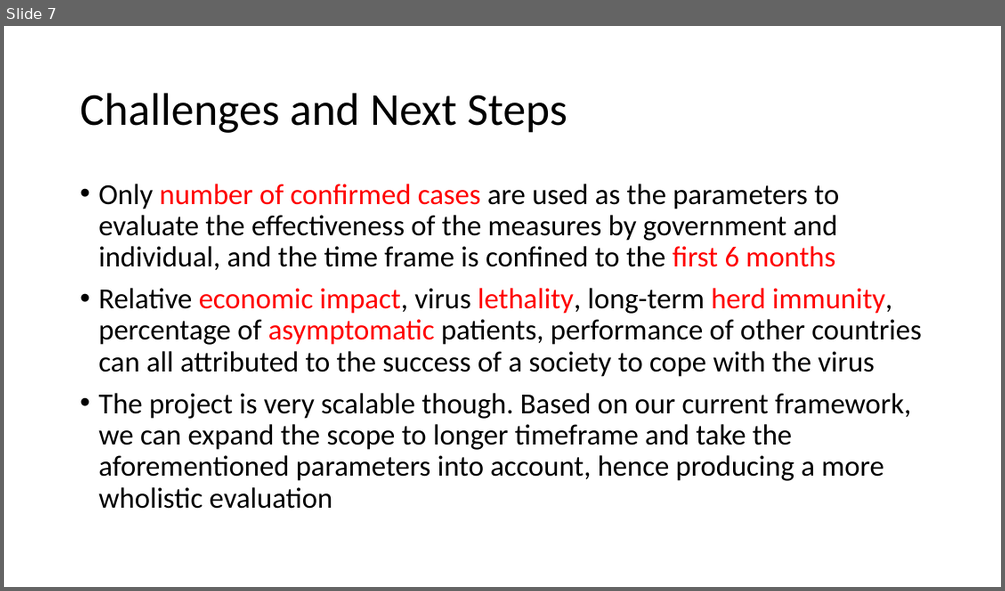
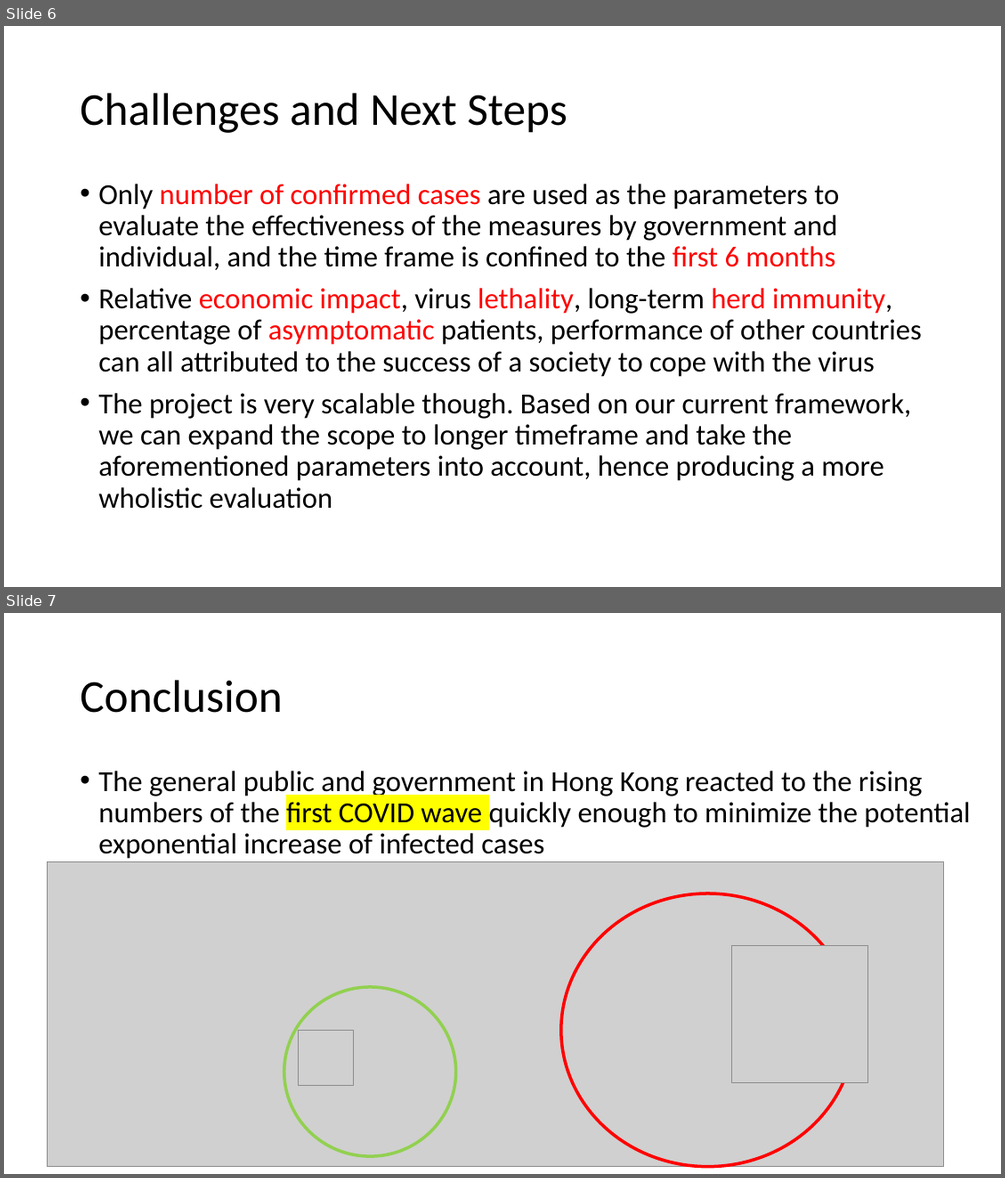
Before and after one commit to jackychansky/COVID19-ResponseFromHK-DataAnalysis, a slide deck: JC/Presentation_covid.pptx. Shown one above the other, each under a label of ours: slide 7 before the commit, slides 6 and 7 after it. The pictures are 1005x591 and 1005x1178 pixels, drawn with LibreOffice and Linux fonts; fonts in the diff are those of the drawing; grey boxes stand for pictures. Boxes give left, top, right and bottom in pixels: in the first picture for what was removed or moved away, otherwise in the second. Text is boxed around its words. In the diff, an @@ line names an element or a change of style, - is before the commit and + after.

```diff
--- a/JC/Presentation_covid.pptx
+++ b/JC/Presentation_covid.pptx
@@ slide 7 added at [4,613,1001,1174], background #FFFFFF @@
@@ title added at [80,680,283,713], 44 pt, text #000000 @@
+Conclusion
@@ text added at [98,771,970,859], 28 pt, text #000000 @@
+• The general public and government in Hong Kong reacted to the rising numbers of the first COVID wave quickly enough to minimize the potential exponential increase of infected cases
@@ picture added at [48,861,944,1167] @@
@@ ellipse added at [561,893,854,1167], outline #FF0000 3 pt @@
@@ picture added at [732,946,868,1083] @@
@@ ellipse added at [284,987,456,1156], outline #92D050 3 pt @@
@@ picture added at [298,1030,353,1086] @@
@@ what was slide 7 is now slide 6 @@
```
Also in this commit, not shown: 1 slide changed, 1 slide removed, 15 other files.
